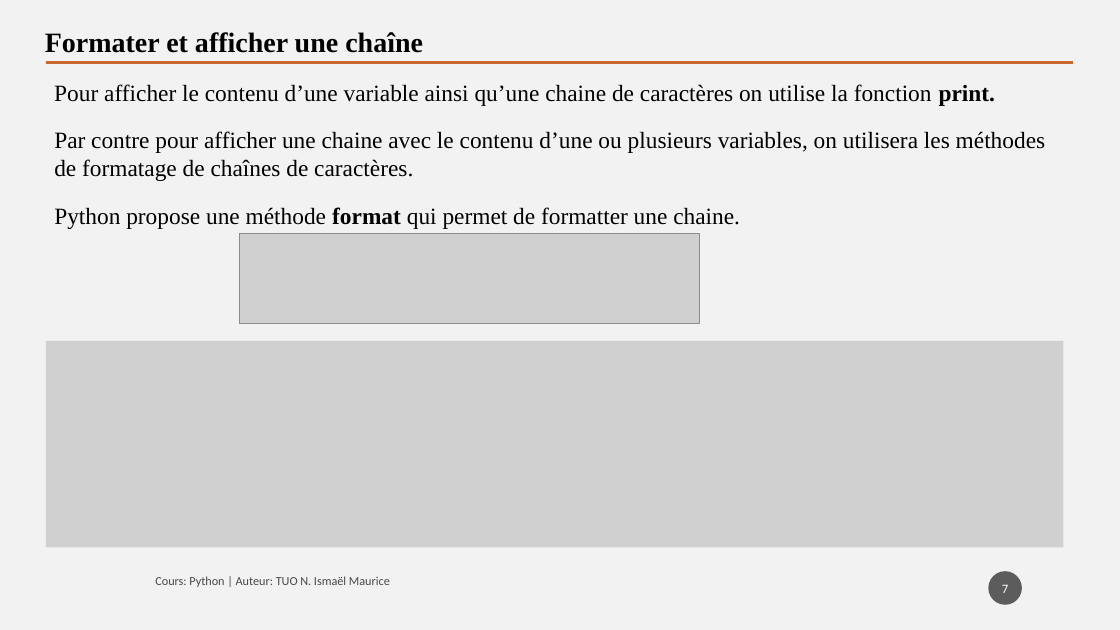
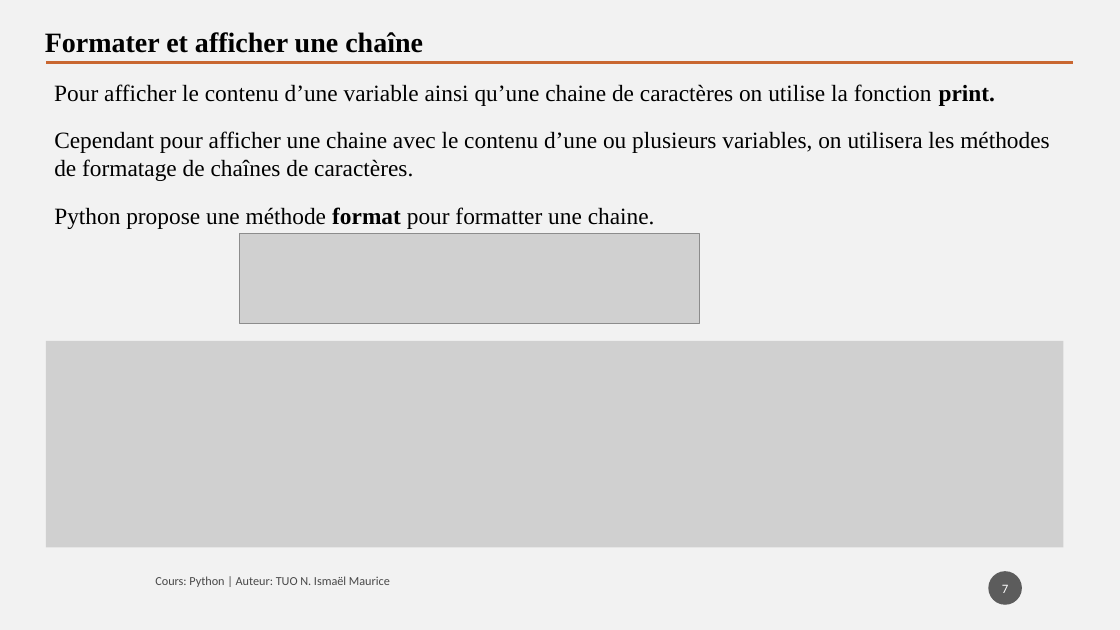
Before and after one commit to tisma95/cours-python, a slide deck: slide 7 of source/Chapitre 8 - Les chaines de caractères.pptx. Drawn at 1120x630 pixels with LibreOffice and Linux fonts; fonts in the diff are those of the drawing; grey boxes stand for pictures. Boxes give left, top, right and bottom in pixels: in the first picture for what was removed or moved away, otherwise in the second. Text is boxed around its words. In the diff, an @@ line names an element or a change of style, - is before the commit and + after.

```diff
--- a/source/Chapitre 8 - Les chaines de caractères.pptx
+++ b/source/Chapitre 8 - Les chaines de caractères.pptx
@@ text at (x1=54, y1=131, x2=1050, y2=181): text changed @@
-Par contre pour afficher une chaine avec le contenu d’une ou plusieurs variables, on utilisera les méthodes de formatage de chaînes de caractères.
+Cependant pour afficher une chaine avec le contenu d’une ou plusieurs variables, on utilisera les méthodes de formatage de chaînes de caractères.
@@ text at (x1=54, y1=207, x2=655, y2=229): text changed @@
-Python propose une méthode format qui permet de formatter une chaine.
+Python propose une méthode format pour formatter une chaine.
```
Also in this commit, not shown: 11 other slides changed, 5 slides added, 9 other files.
